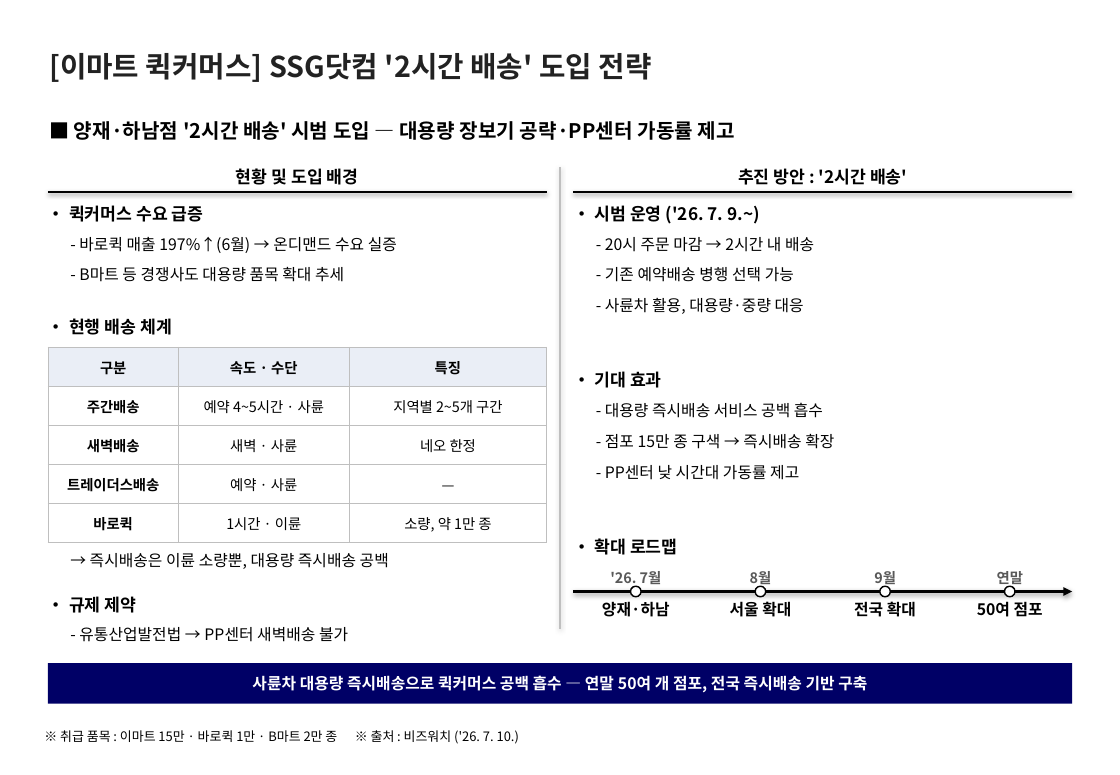
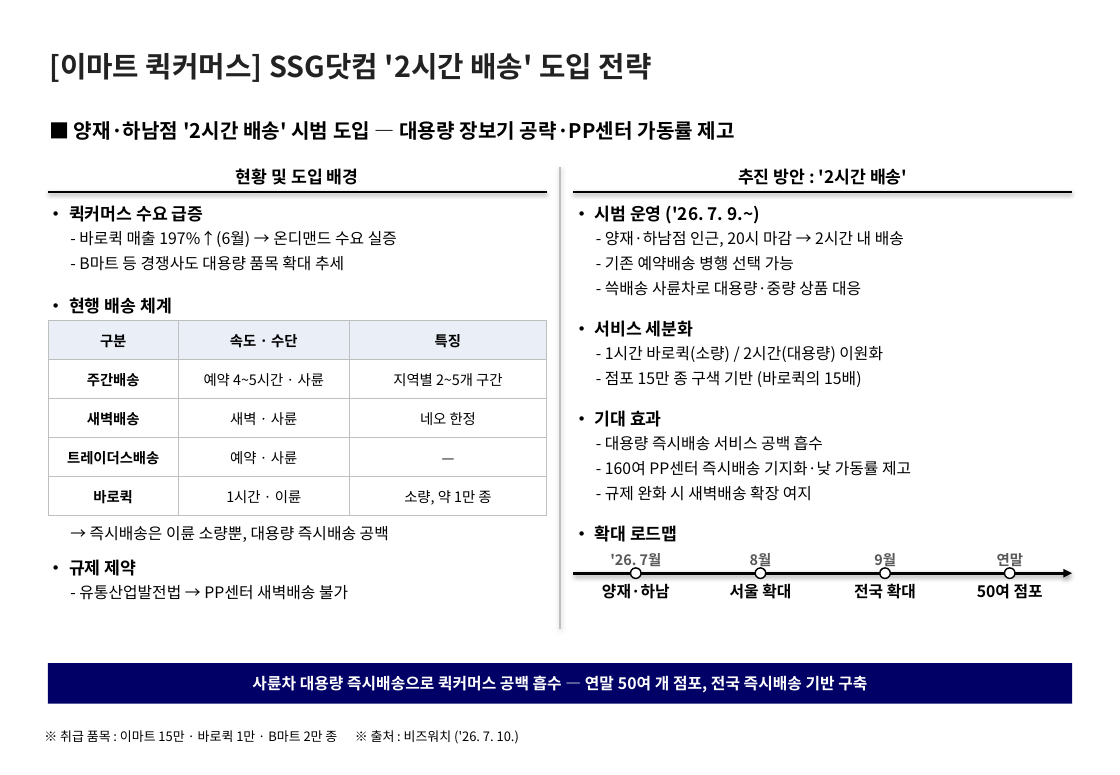
Before and after one commit to avoseed/web1, a slide deck: slide 1 of reports/ssg-quickcommerce-onepager.pptx. Drawn at 1120x775 pixels with LibreOffice and Linux fonts; fonts in the diff are those of the drawing. Boxes give left, top, right and bottom in pixels: in the first picture for what was removed or moved away, otherwise in the second. Text is boxed around its words. In the diff, an @@ line names an element or a change of style, - is before the commit and + after.

```diff
--- a/reports/ssg-quickcommerce-onepager.pptx
+++ b/reports/ssg-quickcommerce-onepager.pptx
@@ text "- 바로퀵 매출 197%↑(6월) → ..." moved from (x1=79, y1=237, x2=397, y2=253) to (x1=79, y1=231, x2=397, y2=247) @@
@@ text at (x1=605, y1=231, x2=904, y2=247): text changed @@
-- 20시 주문 마감 → 2시간 내 배송
+- 양재·하남점 인근, 20시 마감 → 2시간 내 배송
@@ text "- B마트 등 경쟁사도 대용량 ..." moved from (x1=79, y1=267, x2=344, y2=282) to (x1=79, y1=256, x2=344, y2=271) @@
@@ text "- 기존 예약배송 병행 선택 ..." moved from (x1=605, y1=267, x2=794, y2=282) to (x1=605, y1=256, x2=794, y2=271) @@
@@ text "• 현행 배송 체계" moved from (x1=69, y1=318, x2=172, y2=335) to (x1=69, y1=297, x2=172, y2=314) @@
@@ text at (x1=605, y1=281, x2=861, y2=296): text changed @@
-- 사륜차 활용, 대용량·중량 대응
+- 쓱배송 사륜차로 대용량·중량 상품 대응
@@ table moved from (x1=48, y1=347, x2=546, y2=543) to (x1=48, y1=321, x2=546, y2=516) @@
@@ text added at (x1=595, y1=320, x2=694, y2=337), 12 pt, text #000000, bold @@
+• 서비스 세분화
@@ text added at (x1=605, y1=346, x2=883, y2=362), 11 pt, text #000000 @@
+- 1시간 바로퀵(소량) / 2시간(대용량) 이원화
@@ text at (x1=605, y1=371, x2=861, y2=387): text changed @@
-- 점포 15만 종 구색 → 즉시배송 확장
+- 점포 15만 종 구색 기반 (바로퀵의 15배)
@@ text "• 기대 효과" moved from (x1=595, y1=371, x2=662, y2=388) to (x1=595, y1=410, x2=662, y2=427) @@
@@ text "- 대용량 즉시배송 서비스 공백 ..." moved from (x1=605, y1=402, x2=823, y2=418) to (x1=605, y1=435, x2=823, y2=451) @@
@@ text at (x1=605, y1=461, x2=911, y2=476): text changed @@
-- PP센터 낮 시간대 가동률 제고
+- 160여 PP센터 즉시배송 기지화·낮 가동률 제고
@@ text added at (x1=605, y1=486, x2=812, y2=501), 11 pt, text #000000 @@
+- 규제 완화 시 새벽배송 확장 여지
@@ text "→ 즉시배송은 이륜 소량뿐, 대용량 ..." moved from (x1=90, y1=553, x2=389, y2=569) to (x1=90, y1=526, x2=389, y2=542) @@
@@ text "• 확대 로드맵" moved from (x1=595, y1=538, x2=678, y2=555) to (x1=595, y1=525, x2=678, y2=542) @@
@@ text "• 규제 제약" moved from (x1=69, y1=596, x2=137, y2=613) to (x1=69, y1=559, x2=137, y2=576) @@
@@ 3 ellipses moved together from (x1=755, y1=586, x2=1016, y2=597) to (x1=631, y1=569, x2=890, y2=579) @@
@@ ellipse moved from (x1=631, y1=586, x2=641, y2=597) to (x1=1005, y1=569, x2=1016, y2=579) @@
@@ text "- 유통산업발전법 → PP센터 새벽배송 ..." moved from (x1=79, y1=627, x2=348, y2=642) to (x1=79, y1=585, x2=348, y2=600) @@
@@ 8 texts, 1 elbow arrow moved together from (x1=574, y1=571, x2=1072, y2=617) to (x1=574, y1=553, x2=1072, y2=599) @@
```
Also in this commit, not shown: 1 other file.
